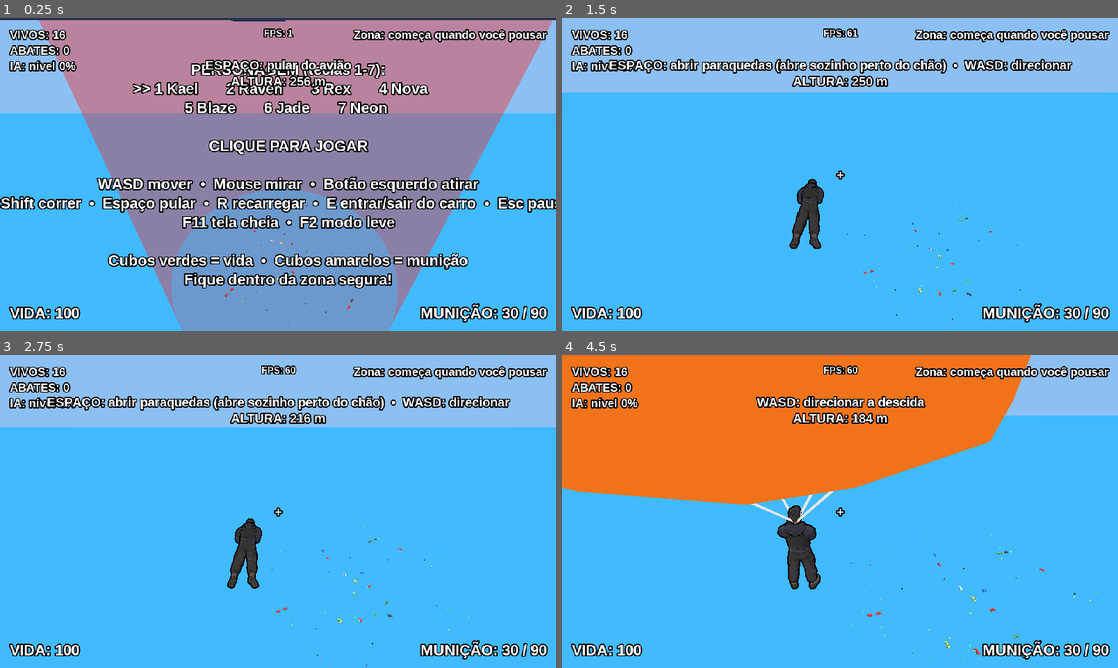
Above: before the commit, frames 1-4 (two rows, left to right).
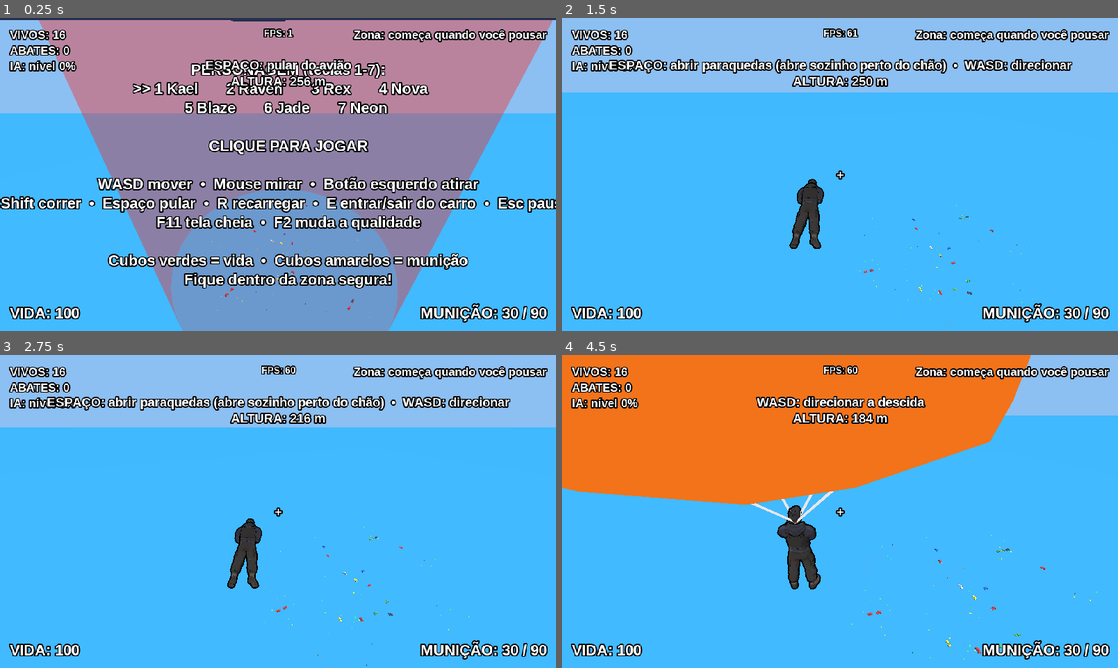
Above: after the commit, the same moments.

Repository: gueliu7-source/Last-Zone
Game: Godot game, scene res://main.tscn
Two runs of this game, one before a commit and one after it. Both use one fixed random seed, a clock stepped at 60 frames per second and the inputs below.
Inputs (mouse positions are in pixels of both pictures, inside the frame that each line leads up to):
- Up to frame 1 (0.25 s): no input
- Up to frame 2 (1.5 s): tap Enter at 0.5 s; move the mouse to (962, 158) at 0.52 s; hold D 0.53-1.28 s; tap E at 0.6, 1.35 s; click (962, 158) at 0.67 s; tap Space at 0.77 s; move the mouse to (812, 174) at 1.27 s; hold W from 1.28 s (still down); click (812, 174) at 1.42 s
- Up to frame 3 (2.75 s): keep holding W; tap Space at 1.52 s; move the mouse to (289, 505) at 2.02 s; hold R from 2.03 s (still down); click (289, 505) at 2.17 s; tap E at 2.3 s
- Up to frame 4 (4.5 s): keep holding W; move the mouse to (834, 517) at 2.77 s; release R at 2.78 s; tap 1 at 2.85 s; click (834, 517) at 2.92 s; tap Space at 3.02, 3.77 s; tap E at 3.05, 3.8 s; move the mouse to (878, 514) at 3.52 s; tap 9 at 3.6 s; click (878, 514) at 3.67 s; move the mouse to (795, 508) at 4.27 s; tap Shift at 4.35 s; click (795, 508) at 4.42 s

The runs differ from the first frame. In frame 1, 1.4% of the frame differs, in the area x 28-76%, y 63-98%; in frame 2, 0.1%; in frame 3, 0.1%; in frame 4, 0.2%.

Commit message:
Otimizacao de FPS

Diff:
--- a/character.gd
+++ b/character.gd
@@ -15,6 +15,8 @@
 var model_root = null
 var anim = null
 var cels: Array = []
+var outlines: Array = []     # [cel_material, outline_material]
+var lod := 0                 # 0 perto (contorno + animação), 1 médio (sem contorno), 2 longe (sem contorno, animação parada)
 var current := ""
 var lock := 0.0
 
@@ -77,10 +79,21 @@
             ol.shader = OUTLINE_SHADER
             ol.set_shader_param("width", outline_width)
             cel.next_pass = ol
+            outlines.append([cel, ol])
             node.set_surface_material(i, cel)
             cels.append(cel)
     for c in node.get_children():
         _style(c, outline_width)
+
+
+func set_lod(l: int) -> void:
+    if l == lod or lod == -1 or current == "death":
+        return
+    lod = l
+    for e in outlines:
+        e[0].next_pass = e[1] if l == 0 else null
+    if anim != null and current != "death":
+        anim.playback_active = (l < 2)
 
 
 func _find_anim(node: Node):
@@ -134,6 +147,9 @@
         return
     var a = anim.get_animation(n)
     a.loop = false
+    if action == "death":
+        anim.playback_active = true
+        lod = -1   # morto: nunca mais pausa a animação
     anim.play(n, 0.05)
     current = action
     lock = a.length
--- a/main.gd
+++ b/main.gd
@@ -28,6 +28,8 @@
 var zone
 var env
 var bots: Array = []
+var lod_nodes: Array = []     # [MeshInstance, é_detalhado, centro_xz] — troca detalhe por distância
+var lod_t := 0.0
 var pickups: Array = []
 var last_region := ""
 var sfx_bank := {}
@@ -47,7 +49,8 @@
 var rank := 0
 var game_over := false
 
-var quality := 0            # 0 = normal, 1 = leve (automático se cair de 50 fps)
+var quality := 0            # 0 = normal, 1 = leve (cai de 50 fps), 2 = muito leve (cai de 30 fps)
+var lod_radius := 62.0
 var fps_timer := -4.0
 
 var hud
@@ -224,6 +227,11 @@
             node.add_to_group("grass")
         elif node.name.begins_with("T_"):
             node.create_trimesh_collision()
+        elif node.name.begins_with("H_") or node.name.begins_with("L_"):
+            var pr: PoolStringArray = node.name.split("_")
+            var key := Vector2(float(pr[1]), float(pr[2]))
+            var ctr := Vector2((key.x + 0.5) * MapData.CHUNK - MapData.HALF, (key.y + 0.5) * MapData.CHUNK - MapData.HALF)
+            lod_nodes.append([node, node.name.begins_with("H_"), ctr])
     for c in node.get_children():
         _style_island(c, mat, gmat)
 
@@ -508,6 +516,8 @@
     var q: String = ""
     if quality == 1:
         q = "  (modo leve)"
+    elif quality == 2:
+        q = "  (modo muito leve)"
     lbl_fps.text = "FPS: %d%s" % [Engine.get_frames_per_second(), q]
     lbl_health.text = "VIDA: %d" % int(ceil(max(player.health, 0.0)))
     var a: String = "MUNIÇÃO: %d / %d" % [player.ammo, player.reserve]
@@ -535,7 +545,7 @@
         if captured:
             lbl_center.text = ""
         else:
-            lbl_center.text = _char_menu() + "CLIQUE PARA JO …(134 unchanged characters)…   •  Esc pausar\nF11 tela cheia  •  F2 modo leve\n\nCubos verdes = vida  •  Cubos amarelos = munição\nFique dentro da zona segura!"
+            lbl_center.text = _char_menu() + "CLIQUE PARA JO …(134 unchanged characters)…   •  Esc pausar\nF11 tela cheia  •  F2 muda a qualidade\n\nCubos verdes = vida  •  Cubos amarelos = munição\nFique dentro da zona segura!"
 
 
 func _char_menu() -> String:
@@ -572,10 +582,18 @@
         cam.far = 170.0
         env.fog_depth_begin = 85.0
         env.fog_depth_end = 160.0
-    else:
+        lod_radius = 62.0
+    elif q == 1:
         cam.far = 90.0
         env.fog_depth_begin = 45.0
         env.fog_depth_end = 85.0
+        lod_radius = 52.0
+    else:
+        cam.far = 65.0
+        env.fog_depth_begin = 30.0
+        env.fog_depth_end = 60.0
+        lod_radius = 36.0
+    lod_t = 0.0
     for g in get_tree().get_nodes_in_group("grass"):
         g.visible = (q == 0)
 
@@ -598,7 +616,7 @@
         elif not started and event.scancode >= KEY_1 and event.scancode <= KEY_9:
             _select_char(event.scancode - KEY_1)
         elif event.scancode == KEY_F2:
-            set_quality(1 - quality)
+            set_quality((quality + 1) % 3)
         elif event.scancode == KEY_E and player.alive and not game_over:
             if player.mode == "drive":
                 player.leave_vehicle()
@@ -616,7 +634,25 @@
     return n
 
 
+func _update_lod(delta: float) -> void:
+    lod_t -= delta
+    if lod_t > 0.0:
+        return
+    lod_t = 0.3
+    var pp := Vector2(player.translation.x, player.translation.z)
+    for e in lod_nodes:
+        var near: bool = pp.distance_to(e[2]) < lod_radius
+        e[0].visible = (near == e[1])
+    # personagens: longe não tem contorno (dobra os triângulos) nem animação (pele custa CPU)
+    for b in bots:
+        if not is_instance_valid(b) or b.chr == null:
+            continue
+        var d: float = pp.distance_to(Vector2(b.translation.x, b.translation.z))
+        b.chr.set_lod(0 if d < 26.0 else (1 if d < 60.0 else 2))
+
+
 func _process(delta: float) -> void:
+    _update_lod(delta)
     var captured: bool = Input.get_mouse_mode() == Input.MOUSE_MODE_CAPTURED
     if not game_over:
         get_tree().paused = not captured
@@ -651,8 +687,11 @@
     fps_timer += delta
     if fps_timer >= 3.0:
         fps_timer = 0.0
-        if quality == 0 and (player.mode == "ground" or player.mode == "drive") and Engine.get_frames_per_second() < 50:
+        var playing: bool = player.mode == "ground" or player.mode == "drive"
+        if playing and quality == 0 and Engine.get_frames_per_second() < 50:
             set_quality(1)
+        elif playing and quality == 1 and Engine.get_frames_per_second() < 30:
+            set_quality(2)
 
     # Itens: girar e coletar
     for p in pickups.duplicate():
--- a/map_data.gd
+++ b/map_data.gd
@@ -16,22 +16,22 @@
 
 # centro x,y,z · tamanho x,y,z · giro em Y (rad)
 const BOXES = [
-    [-57.42, 10.84, -3.19, 10.43, 18.73, 10.25, 3.14],
+    [-57.42, 10.79, -3.19, 10.43, 18.63, 10.2, 3.14],
     [-63, 6.92, 21.4, 8.88, 10.72, 13, 0],
     [-53, 6.57, 20.49, 7.52, 9.54, 13, 0],
-    [-34.36, 12.39, -27.61, 12.19, 21.49, 11.97, 1.57],
+    [-34.36, 12.33, -27.61, 12.18, 21.37, 11.91, 1.57],
     [-39, 6.68, -3.4, 7.84, 9.77, 13, 0],
     [-29, 6.49, -3.47, 8.37, 9.38, 13, 0],
-    [-33.45, 10.23, 20.92, 7.37, 16.86, 8.13, 4.71],
+    [-33.45, 10.23, 20.92, 7.35, 16.86, 8.11, 4.71],
     [-39, 6.44, 45.34, 7.54, 9.29, 13, 0],
     [-29, 6.01, 45.17, 8.88, 8.43, 13, 0],
-    [-9.79, 9.41, -27.29, 6.59, 15.21, 7.27, 4.71],
+    [-9.79, 9.4, -27.29, 6.58, 15.21, 7.25, 4.71],
     [-10.32, 14.09, -3.66, 12.39, 24.58, 12.84, 0],
     [-15, 6.63, 20.49, 8.73, 9.67, 13, 0],
     [-5, 6.96, 19.53, 8.53, 10.32, 13, 0],
-    [-10.74, 11.94, 44.58, 11.44, 20.28, 11.24, 1.57],
-    [14.56, 10.89, -4.27, 10.06, 18.17, 9.89, 1.57],
-    [13.42, 11.44, 19.67, 10.79, 19.29, 10.6, 1.57],
+    [-10.74, 11.88, 44.58, 11.43, 20.17, 11.18, 1.57],
+    [14.56, 10.83, -4.27, 10.06, 18.07, 9.84, 1.57],
+    [13.42, 11.39, 19.67, 10.78, 19.17, 10.55, 1.57],
     [78, 5.8, -86, 48, 4, 1, -0],
     [102, 5.8, -62, 48, 4, 1, -1.57],
     [63, 5.97, -38, 18, 4, 1, -0],
@@ -59,9 +59,9 @@
     [96, 5.3, -82, 1.7, 2, 1.7, 0.5],
     [56, 6.51, -42, 4.32, 4.2, 4.32, 0.39],
     [61, 6.51, -40, 4.32, 4.2, 4.32, 0.39],
-    [50, 6.92, 52, 15.81, 10.44, 19.9, 1.57],
-    [76, 5.82, 54, 12.38, 8.24, 15.59, 3.14],
-    [58, 6.82, 78, 15.81, 10.25, 19.9, 4.71],
+    [50, 6.89, 52, 15.8, 10.38, 19.89, 1.57],
+    [76, 5.8, 54, 12.37, 8.2, 15.58, 3.14],
+    [58, 6.79, 78, 15.8, 10.2, 19.89, 4.71],
     [80, 9.45, 72, 5.4, 15.5, 5.4, 0.39],
     [87, 9.44, 79.5, 5.4, 15.5, 5.4, 0.39],
     [80, 9.44, 87, 5.4, 15.5, 5.4, 0.39],
@@ -73,15 +73,15 @@
     [36, 3.78, 60, 6.1, 3.1, 2.5, 0],
     [64, 4.6, 88, 4.32, 4.2, 4.32, 0.39],
     [64.04, 3.3, 42.22, 1.5, 1.8, 1.5, 2.81],
-    [-106, 5.26, -23, 7.46, 7.92, 6.62, 0],
-    [-106, 4.95, -5, 7.06, 7.29, 7.75, 3.14],
-    [-78, 5.09, -23, 7.18, 7.58, 6.37, 0],
-    [-78, 4.92, -5, 7, 7.24, 7.7, 3.14],
-    [-100, 5.28, -36, 7.16, 7.96, 7.87, 1.57],
-    [-84, 5.3, 8, 7.77, 8.25, 6.9, 4.71],
+    [-106, 5.26, -23, 7.43, 7.91, 6.61, 0],
+    [-106, 4.94, -5, 7.05, 7.29, 7.75, 3.14],
+    [-78, 5.09, -23, 7.15, 7.57, 6.36, 0],
+    [-78, 4.92, -5, 7, 7.23, 7.7, 3.14],
+    [-100, 5.28, -36, 7.15, 7.95, 7.87, 1.57],
+    [-84, 5.3, 8, 7.75, 8.25, 6.89, 4.71],
     [-114, 5.14, 0, 6.85, 7.68, 7.53, 3.14],
-    [-70, 5.18, -28, 7.8, 8.54, 6.92, 0],
-    [-114, 5.05, -28, 6.71, 7.48, 7.37, 0],
+    [-70, 5.18, -28, 7.78, 8.54, 6.92, 0],
+    [-114, 5.05, -28, 6.7, 7.48, 7.37, 0],
     [-82, 5.53, -34, 9, 8.45, 14, 0],
     [-82, 8.62, -44, 2.6, 12.5, 2.6, 0],
     [-82, 16.57, -44, 5.4, 3.4, 5.4, 0],
@@ -94,17 +94,17 @@
     [-30, 2.45, 109, 6.1, 3.1, 2.5, 0],
     [-22, 3.75, 109, 6.1, 5.7, 2.5, 0],
     [-14, 2.45, 109, 6.1, 3.1, 2.5, 0],
-    [-26, 6.5, 90, 15.13, 12.2, 19.05, 1.57],
-    [0, 4.83, 94, 12.38, 8.87, 15.59, 3.14],
+    [-26, 6.47, 90, 15.12, 12.15, 19.04, 1.57],
+    [0, 4.81, 94, 12.37, 8.82, 15.58, 3.14],
     [-21, 9.15, 124, 1.4, 16.5, 1.4, 0],
     [-7, 9.15, 124, 1.4, 16.5, 1.4, 0],
     [-38, 2.14, 122, 1.8, 2.1, 1.8, 0.4],
     [-8, 2.15, 116, 1.8, 2.1, 1.8, 0.4],
-    [103, 7.71, 1, 11.77, 12.41, 10.25, 0],
-    [131, 5.86, 11, 10.63, 12.97, 9.26, -1.57],
+    [103, 7.7, 1, 11.76, 12.4, 10.25, 0],
+    [131, 5.86, 11, 10.63, 12.96, 9.26, -1.57],
     [119, 8.22, -5, 4.68, 13.5, 4.68, 0.39],
-    [97, 4.94, 17, 6.57, 6.88, 7.23, 0],
-    [115, 4.86, 17, 6.49, 7.18, 5.76, 0],
+    [97, 4.94, 17, 6.57, 6.88, 7.22, 0],
+    [115, 4.86, 17, 6.47, 7.18, 5.76, 0],
     [85, 2.73, 29, 4, 2, 0.3, -0],
     [89, 2.77, 29, 4, 2, 0.3, -0],
     [93, 2.86, 29, 4, 2, 0.3, -0],
@@ -800,37 +800,37 @@
 ]
 
 const LOOT = [
-    Vector3(-57.42, 3.28, -11.03),
+    Vector3(-57.42, 3.28, -11),
     Vector3(-63, 3.35, 30.4),
     Vector3(-53, 3.4, 11.49),
-    Vector3(-25.63, 3.4, -27.61),
+    Vector3(-25.66, 3.4, -27.61),
     Vector3(-39, 3.4, 5.6),
     Vector3(-29, 3.4, -12.47),
-    Vector3(-40.19, 3.4, 20.92),
+    Vector3(-40.17, 3.4, 20.92),
     Vector3(-39, 3.4, 36.34),
     Vector3(-29, 3.66, 54.17),
-    Vector3(-16.08, 3.4, -27.29),
+    Vector3(-16.06, 3.4, -27.29),
     Vector3(-10.32, 3.4, 5.26),
     Vector3(-15, 3.4, 29.49),
     Vector3(-5, 3.4, 10.53),
-    Vector3(-2.39, 3.47, 44.58),
-    Vector3(22.21, 3.97, -4.27),
-    Vector3(21.44, 3.92, 19.67),
+    Vector3(-2.42, 3.47, 44.58),
+    Vector3(22.19, 3.97, -4.27),
+    Vector3(21.41, 3.92, 19.67),
     Vector3(68, 5.2, -62),
     Vector3(92, 5.2, -68),
     Vector3(92, 5.2, -54),
     Vector3(66, 5.2, -43),
-    Vector3(62.87, 3.3, 52),
+    Vector3(62.86, 3.3, 52),
     Vector3(76, 3.3, 43.38),
-    Vector3(45.13, 3.3, 78),
-    Vector3(-106, 2.9, -17.05),
+    Vector3(45.14, 3.3, 78),
+    Vector3(-106, 2.9, -17.06),
     Vector3(-106, 2.9, -11.54),
-    Vector3(-78, 2.9, -17.18),
+    Vector3(-78, 2.9, -17.19),
     Vector3(-78, 2.9, -11.51),
     Vector3(-93.4, 2.9, -36),
     Vector3(-90.09, 2.9, 8),
     Vector3(-114, 2.9, -6.42),
-    Vector3(-70, 2.88, -21.89),
+    Vector3(-70, 2.88, -21.9),
     Vector3(-114, 2.9, -21.66),
     Vector3(-82, 2.9, -24.5),
     Vector3(-13.58, 2, 90),
--- a/player.gd
+++ b/player.gd
@@ -217,6 +217,7 @@
         return
     vehicle = v
     v.driver = self
+    v.wake()
     mode = "drive"
     reloading = false
     if chr != null:
--- a/vehicle.gd
+++ b/vehicle.gd
@@ -28,6 +28,7 @@
 var hit_cd := {}
 var on_road := false
 var smoke_t := 0.0
+var smoke_left := 0.0
 
 
 func _ready() -> void:
@@ -39,6 +40,7 @@
     cs.translation = Vector3(0, 0.78, 0)
     add_child(cs)
     add_to_group("vehicles")
+    set_physics_process(false)     # carro parado não gasta processamento até alguém usar
 
     body_vis = Spatial.new()
     add_child(body_vis)
@@ -263,12 +265,22 @@
         engine_snd.pitch_scale = 0.55 + clamp(abs(speed) / vmax, 0.0, 1.3) * 1.1
         engine_snd.unit_db = -2.0 + min(abs(th), 1.0) * 3.0
 
-    # fumaça quando a vida está baixa
-    if wrecked or (hp < MAX_HP * 0.35 and driver != null):
+    # fumaça quando a vida está baixa (e por alguns segundos depois de destruído)
+    if wrecked:
+        smoke_left -= delta
+    if (wrecked and smoke_left > 0.0) or (hp < MAX_HP * 0.35 and driver != null and not wrecked):
         smoke_t -= delta
         if smoke_t <= 0.0:
             smoke_t = 0.12
             _puff()
+
+    # dorme quando está parado e sem motorista
+    if driver == null and abs(speed) < 0.2 and vel.length() < 0.4 and is_on_floor() and (not wrecked or smoke_left <= 0.0):
+        set_physics_process(false)
+
+
+func wake() -> void:
+    set_physics_process(true)
 
 
 func _puff() -> void:
@@ -312,6 +324,7 @@
 func take_damage(amount: float, by = null) -> void:
     if wrecked:
         return
+    wake()
     hp -= amount
     if driver != null and by != null:
         driver.take_damage(amount * 0.4, by)
@@ -322,6 +335,8 @@
 func _wreck() -> void:
     wrecked = true
     hp = 0.0
+    smoke_left = 6.0
+    wake()
     _darken(body_vis)
     var main = get_tree().current_scene
     if main.has_method("snd"):
